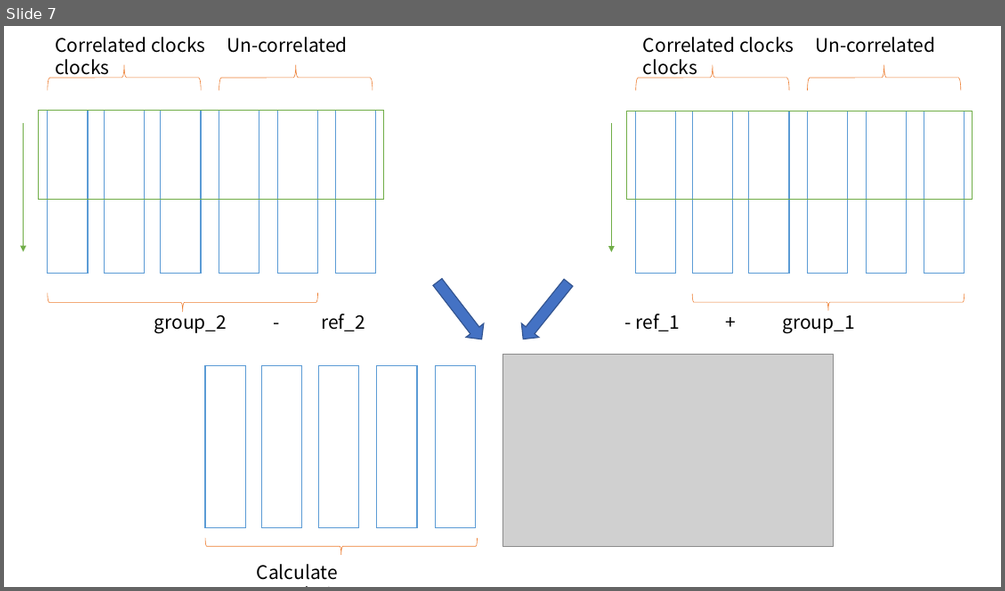
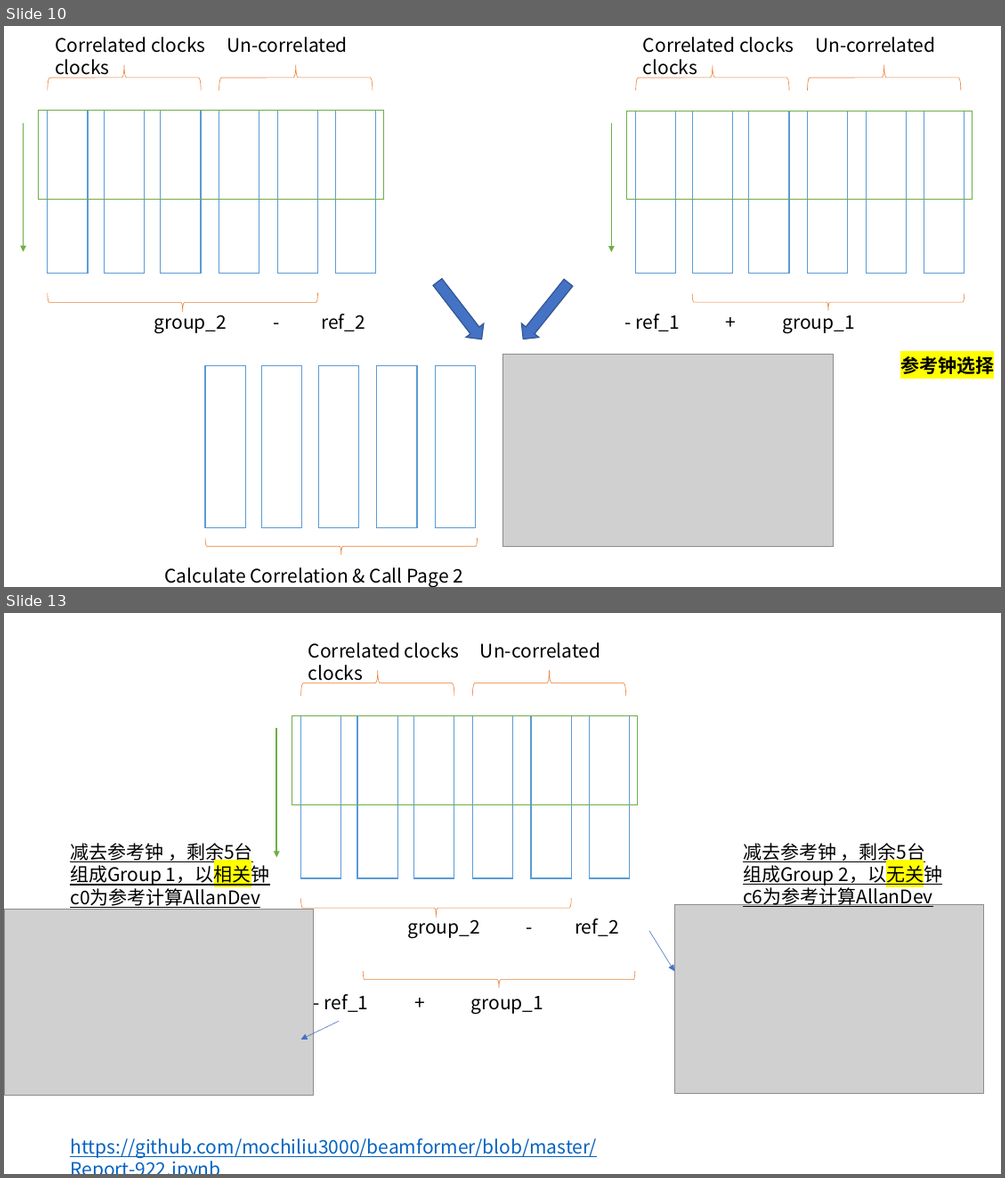
Before and after one commit to mochiliu3000/beamformer, a slide deck: flow-chart.pptx. Shown one above the other, each under a label of ours: slide 7 before the commit, slides 10 and 13 after it; the slides between them are not shown. The pictures are 1005x591 and 1005x1178 pixels, drawn with LibreOffice and Linux fonts; fonts in the diff are those of the drawing; grey boxes stand for pictures. Boxes give left, top, right and bottom in pixels: in the first picture for what was removed or moved away, otherwise in the second. Text is boxed around its words. In the diff, an @@ line names an element or a change of style, - is before the commit and + after.

Commit message:
Commit 1029 report

```diff
--- a/flow-chart.pptx
+++ b/flow-chart.pptx
@@ slide 13 added at [4,613,1001,1174], background #FFFFFF @@
@@ text added at [308,642,601,658], 18 pt, text #000000 @@
+Correlated clocks Un-correlated clocks
@@ left brace added at [300,670,453,696], outline #ED7D31 0.5 pt @@
@@ left brace added at [472,670,626,696], outline #ED7D31 0.5 pt @@
@@ rectangle added at [291,716,638,805], outline #70AD47 1 pt @@
@@ rectangle added at [301,716,341,878], fill #FFFFFF, outline #5B9BD5 1 pt @@
@@ rectangle added at [357,716,398,878], fill #FFFFFF, outline #5B9BD5 1 pt @@
@@ rectangle added at [413,716,454,878], fill #FFFFFF, outline #5B9BD5 1 pt @@
@@ rectangle added at [473,716,513,878], fill #FFFFFF, outline #5B9BD5 1 pt @@
@@ rectangle added at [531,716,572,878], fill #FFFFFF, outline #5B9BD5 1 pt @@
@@ rectangle added at [590,716,630,878], fill #FFFFFF, outline #5B9BD5 1 pt @@
@@ arrow added from (277, 728) to (277, 858), #70AD47 1.5 pt @@
@@ text added at [70,843,270,908], 18 pt, text #000000, underline @@
+减去参考钟 ，剩余5台
+组成Group 1，以相关钟c0为参考计算AllanDev
@@ text added at [743,843,943,908], 18 pt, text #000000, underline @@
+减去参考钟 ，剩余5台
+组成Group 2，以无关钟c6为参考计算AllanDev
@@ left brace added at [301,898,572,917], outline #ED7D31 0.5 pt @@
@@ picture added at [675,905,985,1093] @@
@@ picture added at [4,908,314,1094] @@
@@ text added at [407,915,619,938], 18 pt, text #000000 @@
+group_2 - ref_2
@@ arrow added from (649, 931) to (675, 971), #4472C4 0.5 pt @@
@@ left brace added at [364,971,636,988], outline #ED7D31 0.5 pt @@
@@ text added at [324,994,544,1013], 18 pt, text #000000 @@
+- ref_1 + group_1
@@ arrow added from (339, 1022) to (301, 1039), #4472C4 0.5 pt @@
@@ text added at [70,1138,596,1158], 18 pt, text #0563C1, underline @@
+https://github.com/mochiliu3000/beamformer/blob/master/Report-922.ipynb
@@ what was slide 7 is now slide 10 @@
@@ slide 10 changed as well @@
@@ text added at [900,356,994,374], 18 pt, text #000000, bold @@
+参考钟选择
@@ text at [165,567,463,587]: text changed @@
-Calculate Correlation
+Calculate Correlation & Call Page 2 Method
```
Also in this commit, not shown: 6 other slides changed, 10 other slides added, 2 other files.
